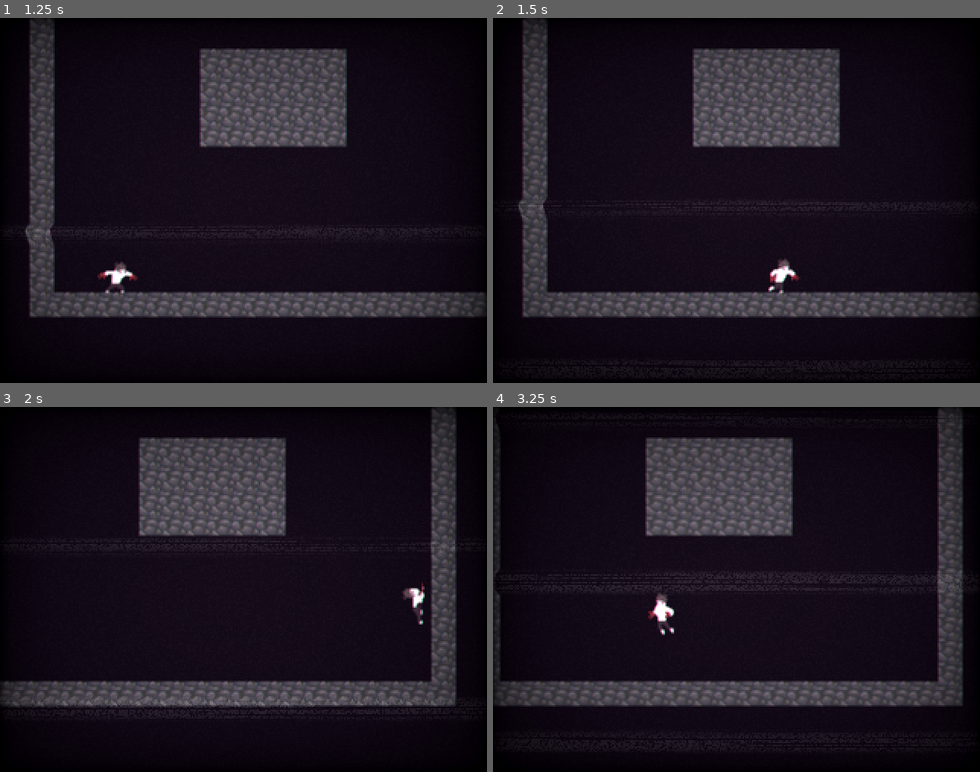
Above: before the commit, frames 1-4 (two rows, left to right).
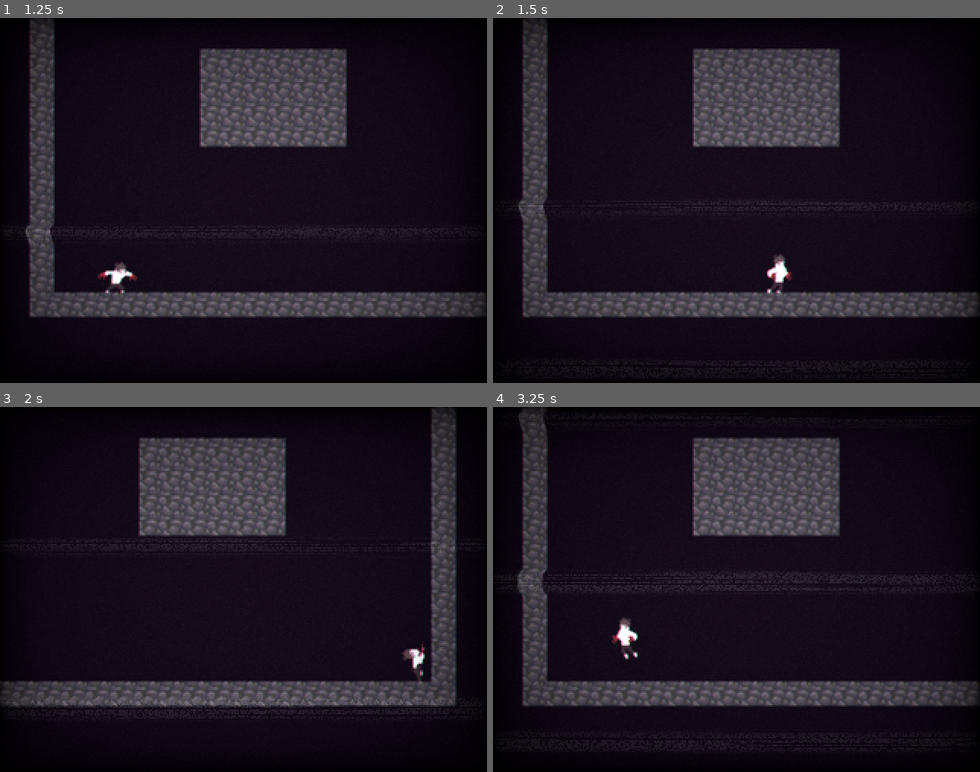
Above: after the commit, the same moments.

Repository: Luxxdev/GameJamPlus
Game: Godot game, scene res://Scenes/TitleScreen.tscn
The game is run twice, just before and just after one commit, with the same random seed, the same clock (stepped at 60 frames per second) and the same inputs. The engine's default icon, where the game draws it, is replaced by a stand-in: a white triangle on a blue panel in a dark square.
Inputs:
- Up to frame 1 (1.25 s): click "Play" at 0.5 s
- Up to frame 2 (1.5 s): hold Right (ui_right) from 1.28 s (still down); tap C (Dash) at 1.35 s
- Up to frame 3 (2 s): keep holding Right (ui_right); tap Space (Jump) at 1.52 s
- Up to frame 4 (3.25 s): tap C (Dash) at 2.1, 2.85 s; tap Space (Jump) at 2.27 s; release Right (ui_right) at 2.78 s; hold Left (ui_left) from 2.78 s (still down)

Frame 1 is identical in both runs. In frame 2, 0.3% of the frame differs, in the area x 56-63%, y 64-76%; in frame 3, 0.5%; in frame 4, 16%, in the area x 0-100%, y 0-83%.

Commit message:
coisinhas

Diff:
--- a/Objects/Player.tscn
+++ b/Objects/Player.tscn
@@ -147,7 +147,7 @@
 cast_to = Vector2( 6.48499e-05, 18 )
 
 [node name="DashTimer" type="Timer" parent="."]
-wait_time = 0.15
+wait_time = 0.25
 one_shot = true
 
 [node name="DashCooldown" type="Timer" parent="."]
--- a/Scripts/EnemyPath.gd
+++ b/Scripts/EnemyPath.gd
@@ -23,7 +23,8 @@
 
 func _process(delta):
 	if atackRecoil != Vector2(0,0):
-		sprite.global_position = sprite.global_position.move_toward(-atackRecoil, 2)
+		sprite.global_position = sprite.global_position.move_toward(-atackRecoil, 4)
+
 	else:
 		match stateControl:
 			state.PATROL:
--- a/Scripts/PlayerScript.gd
+++ b/Scripts/PlayerScript.gd
@@ -27,7 +27,7 @@
 var dashTarget = []
 var stunned = false
 var falling = false
-var lastXMovement = 0
+var lastXMovement = 1
 #var currentCoyote = 0
 #var maxCoyote = 0.2
 var jumpDirection = Vector2(0,-1)
@@ -135,7 +135,6 @@
 	else:
 		motion = move_and_slide(motion, UP)
 	HandleAnimations()
-	print(motion.x)
 
 
 func move():
@@ -202,9 +201,9 @@
 		direction.y = Input.get_action_strength("ui_down") - Input.get_action_strength("ui_up")
 		direction = direction.clamped(1)
 		if(direction == Vector2(0,0)):
-			if(sprite.flip_h):
+			if lastXMovement == 1:
 				direction.x = 1
-			else:
+			elif lastXMovement == -1:
 				direction.x = -1
 	else:
 		var temp = []
@@ -212,6 +211,7 @@
 			temp.append([i, i.global_position.distance_to(global_position)])
 		temp.sort_custom(MyCustomSorter, "sort_ascending_by_second_element")
 		direction = (temp[0][0].global_position - global_position).normalized()
+	print(direction)
 	return direction
 
 class MyCustomSorter:
@@ -237,12 +237,19 @@
 	dashCooldown.start()
 	isDashing = true
 	attackAreaColl.disabled = false
+	print(lastXMovement)
+	if lastXMovement == -1:
+		pass
+	elif lastXMovement == 1:
+		pass
 	yield(get_tree().create_timer(0.01), "timeout")
 	canDash = false
 	canJump = false #IF não acertar um inimigo
 
 func HandleAnimations():
-	if Input.is_action_pressed("ui_right") and is_on_floor():
+	if isDashing:
+		animPlayer.play("Attack")
+	elif Input.is_action_pressed("ui_right") and is_on_floor():
 		animPlayer.play("Run")
 		sprite.flip_h = false
 	elif Input.is_action_pressed("ui_left") and is_on_floor():
